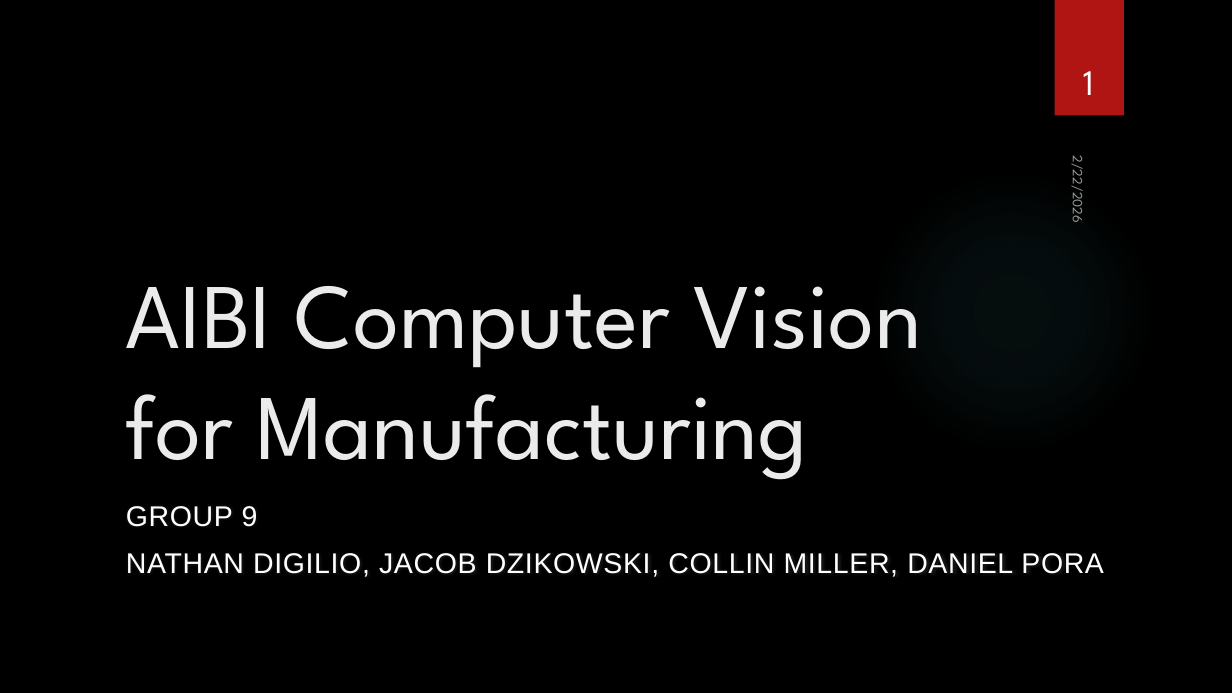
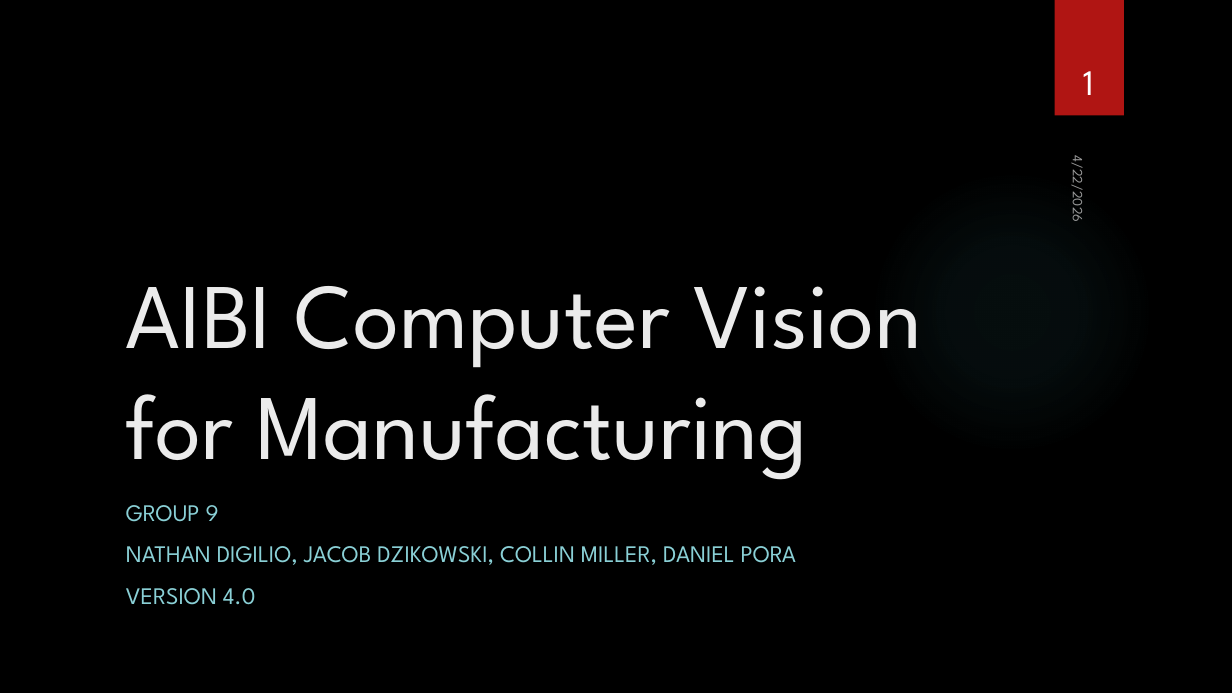
Before and after one commit to SeniorDesignBehrend/AIBI-Computer-Vision-for-Manufacturing, a slide deck: slide 1 of docs/reports/senior_design3.pptx. Drawn at 1232x693 pixels with LibreOffice and Linux fonts; fonts in the diff are those of the drawing; background and template pictures are left out. Boxes give left, top, right and bottom in pixels: in the first picture for what was removed or moved away, otherwise in the second. Text is boxed around its words. In the diff, an @@ line names an element or a change of style, - is before the commit and + after.

```diff
--- a/docs/reports/senior_design3.pptx
+++ b/docs/reports/senior_design3.pptx
@@ text at <box>1068,162,1089,221</box>: text changed @@
-2/22/2026
+4/22/2026
@@ subtitle at <box>126,505,796,565</box>: size 22.2 to 18.5 pt, font Arial to League Spartan, text colour #FFFFFF to #8AD0D6, letter spacing 0.5 to 0 pt in "GROUP 9", "NATHAN DIGILIO, JACOB DZIKOWSKI, COLLIN MILLER, DANIEL ..." @@
@@ subtitle at <box>126,588,256,605</box>: paragraph added @@
+VERSION 4.0
```
Also in this commit, not shown: 16 other slides changed, 9 slides added, 9 slides removed, 11 other files.
